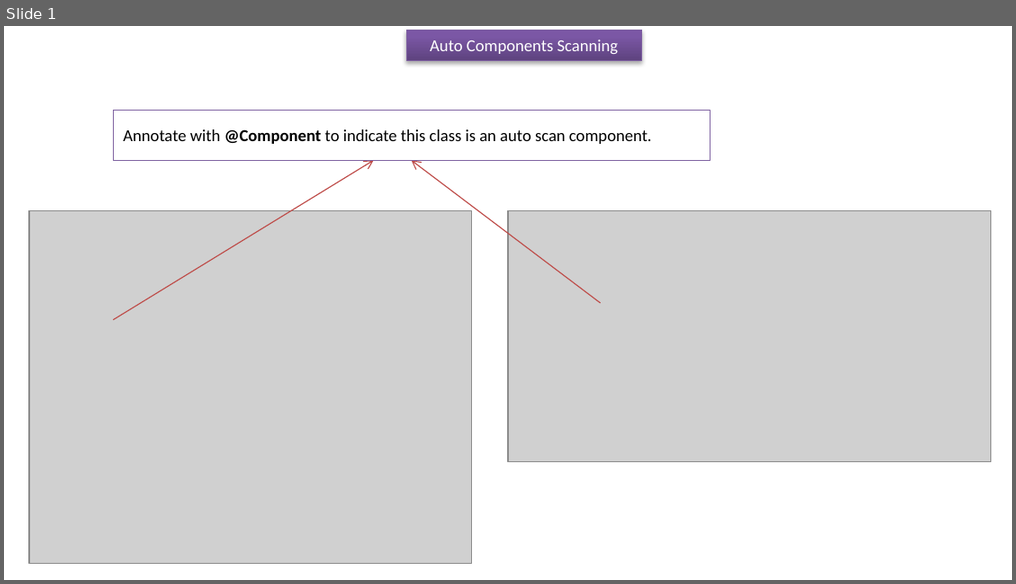
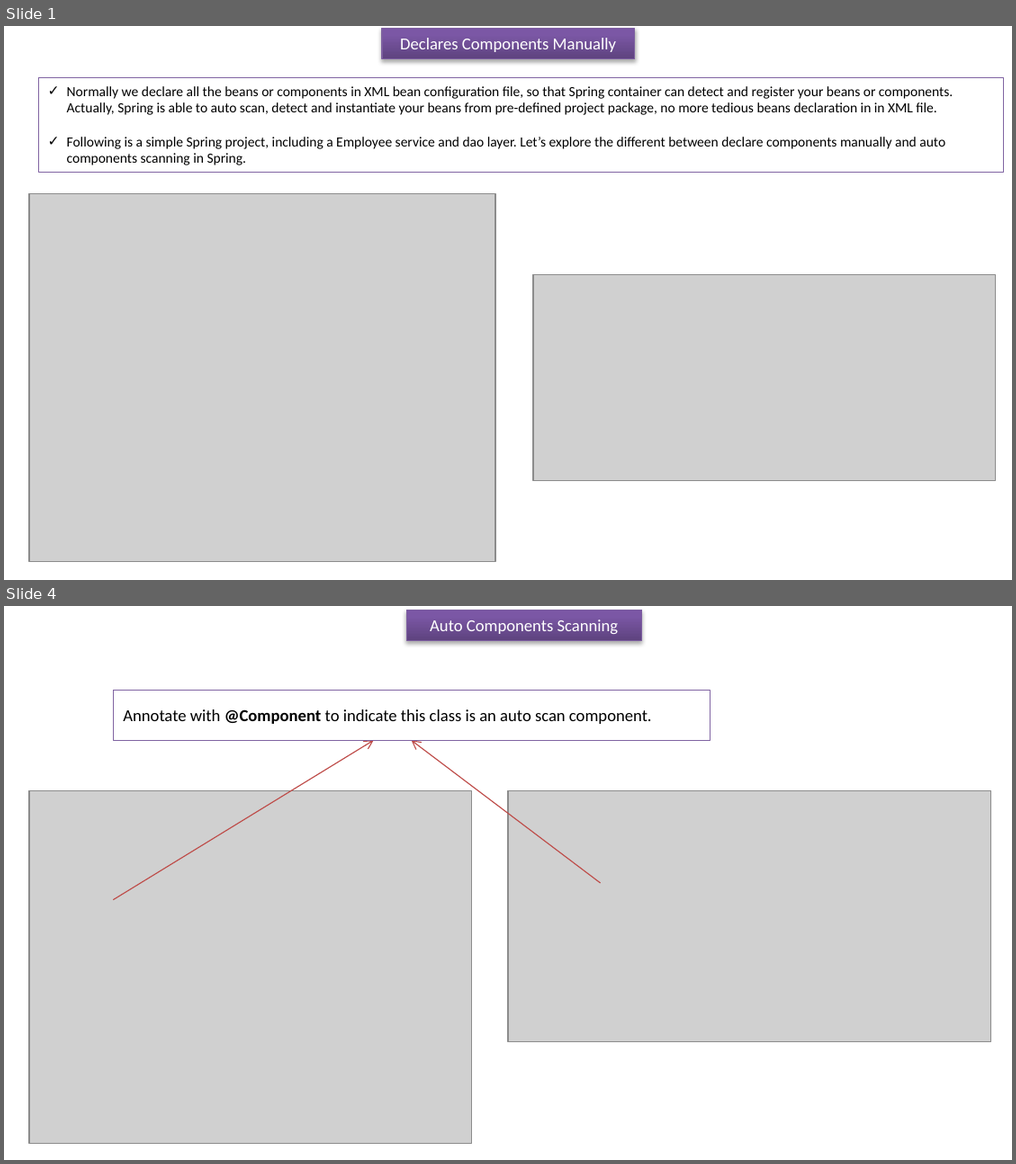
Before and after one commit to ramram43210/javaee, a slide deck: Later/Spring/6_Spring_Auto_Component_Scanning/1/Auto Components Scanning.pptx. Shown one above the other, each under a label of ours: slide 1 before the commit, slides 1 and 4 after it; the slides between them are not shown. The pictures are 1016x584 and 1016x1164 pixels, drawn with LibreOffice and Linux fonts; fonts in the diff are those of the drawing; grey boxes stand for pictures. Boxes give left, top, right and bottom in pixels: in the first picture for what was removed or moved away, otherwise in the second. Text is boxed around its words. In the diff, an @@ line names an element or a change of style, - is before the commit and + after.

```diff
--- a/Later/Spring/6_Spring_Auto_Component_Scanning/1/Auto Components Scanning.pptx
+++ b/Later/Spring/6_Spring_Auto_Component_Scanning/1/Auto Components Scanning.pptx
@@ slide 1 added at (x1=4, y1=26, x2=1012, y2=580), background #FFFFFF @@
@@ rectangle added at (x1=382, y1=28, x2=635, y2=58), fill gradient #5F4480 to #7B58A6 to #7C57A8, outline #7D60A0 0.75 pt, 12 pt, text #FFFFFF @@
+Declares Components Manually
@@ rectangle added at (x1=38, y1=77, x2=1004, y2=172), fill #FFFFFF, outline #8064A2 0.25 pt, 10 pt, text #000000 @@
+✓ Normally we declare all the beans or components in XML bean configuration file, so that Spring container can detect and register your beans or components. Actually, Spring is able to auto scan, detect and instantiate your beans from pre-defined project package, no more tedious beans declaration in in XML file.
+✓ Following is a simple Spring project, including a Employee service and dao layer. Let’s explore the different between declare components manually and auto components scanning in Spring.
@@ picture added at (x1=29, y1=194, x2=494, y2=562) @@
@@ picture added at (x1=533, y1=275, x2=995, y2=481) @@
@@ what was slide 1 is now slide 4 @@
```
Also in this commit, not shown: 2 other slides added, 32 other files.
